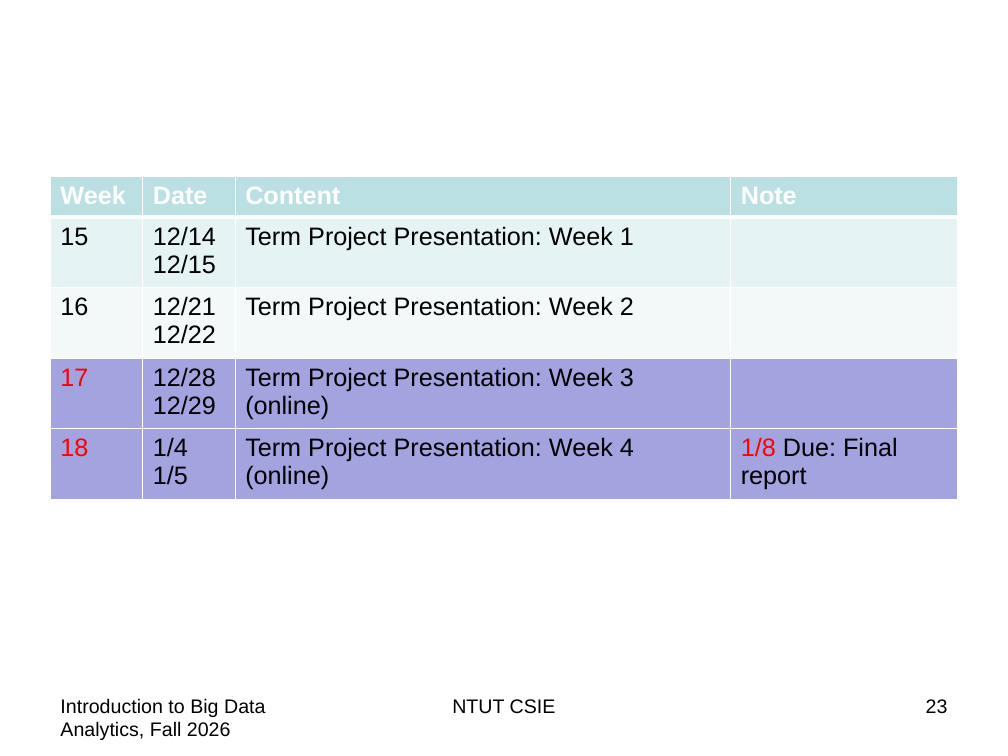
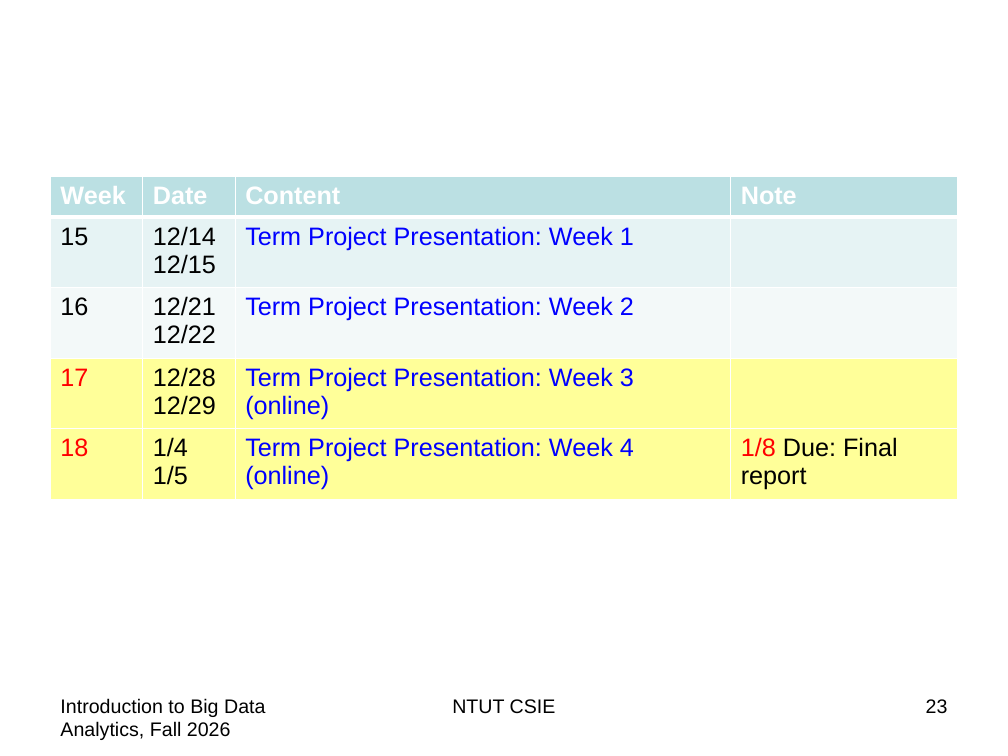
Before and after one commit to chriswjh/chriswjh.github.io, a slide deck: slide 23 of BDA/00-overview.pptx. Drawn at 1008x756 pixels with LibreOffice and Linux fonts; fonts in the diff are those of the drawing. Boxes give left, top, right and bottom in pixels: in the first picture for what was removed or moved away, otherwise in the second. Text is boxed around its words. In the diff, an @@ line names an element or a change of style, - is before the commit and + after.

```diff
--- a/BDA/00-overview.pptx
+++ b/BDA/00-overview.pptx
@@ table at [50,176,959,499] @@
@@ fill #A3A3E0 to #FFFF99 in 8 cells @@
@@ text colour #000000 to #0000FF in "Term Project Presentation: Week 1", "Term Project Presentation: Week 2", "Term Project Presentation: Week 3", "(online)" and 2 more places @@
```
Also in this commit, not shown: 6 other slides changed, 1 slide added.
